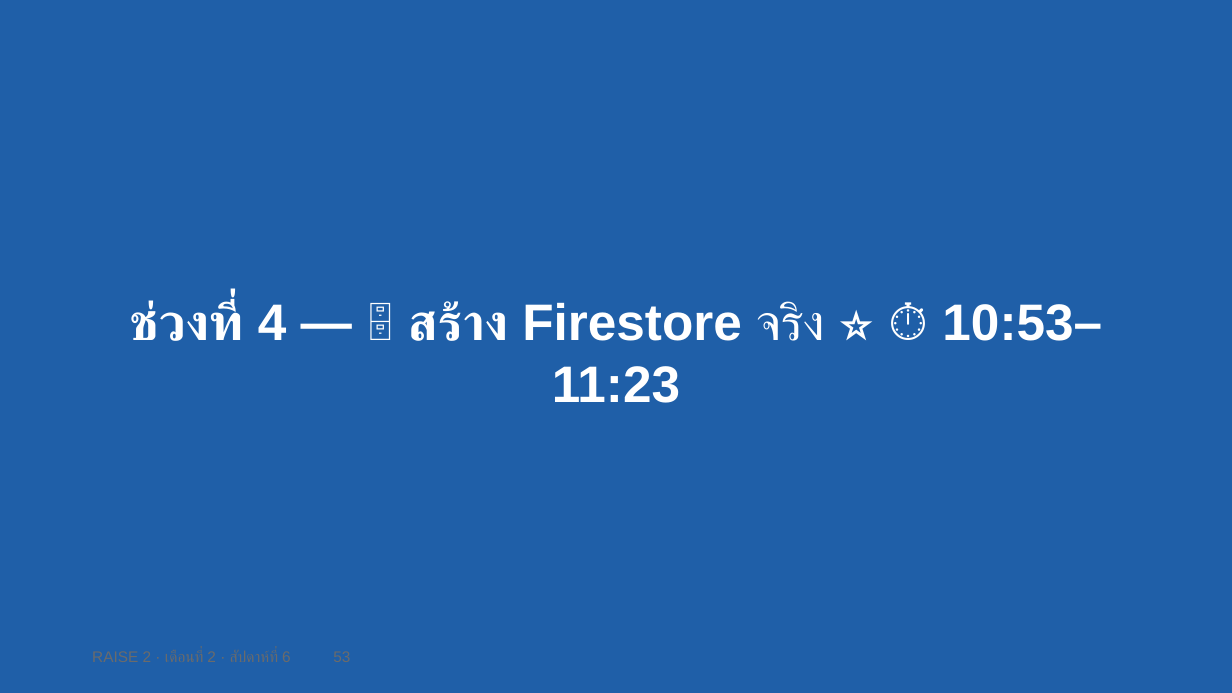
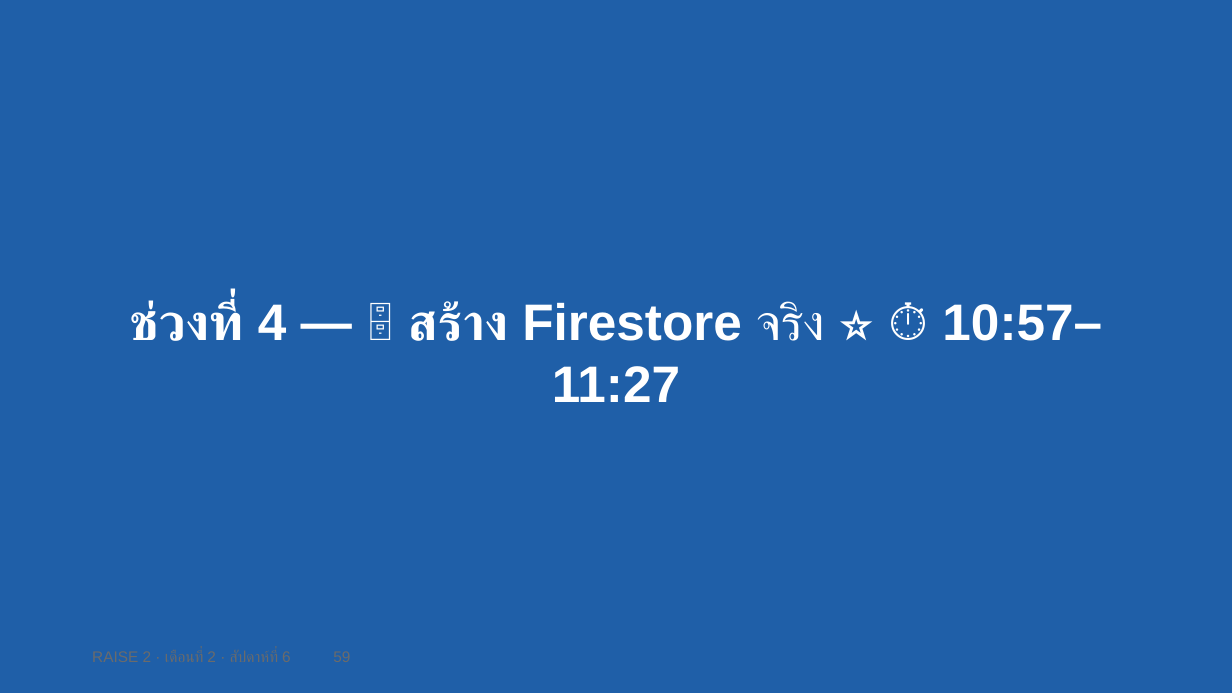
Before and after one commit to cnacha-mfu/raise2-module2, a slide deck: slide 59 of materials/week6/w6-slides.pptx (slide 53 before the commit). Drawn at 1232x693 pixels with LibreOffice and Linux fonts; fonts in the diff are those of the drawing. Boxes give left, top, right and bottom in pixels: in the first picture for what was removed or moved away, otherwise in the second. Text is boxed around its words. In the diff, an @@ line names an element or a change of style, - is before the commit and + after.

```diff
--- a/materials/week6/w6-slides.pptx
+++ b/materials/week6/w6-slides.pptx
@@ text at (130,301,1102,402): text changed @@
-ช่วงที่ 4 — 🗄️ สร้าง Firestore จริง ⭐ ⏱ 10:53–11:23
+ช่วงที่ 4 — 🗄️ สร้าง Firestore จริง ⭐ ⏱ 10:57–11:27
```
Also in this commit, not shown: 71 other slides changed, 3 slides added, 5 other files.
